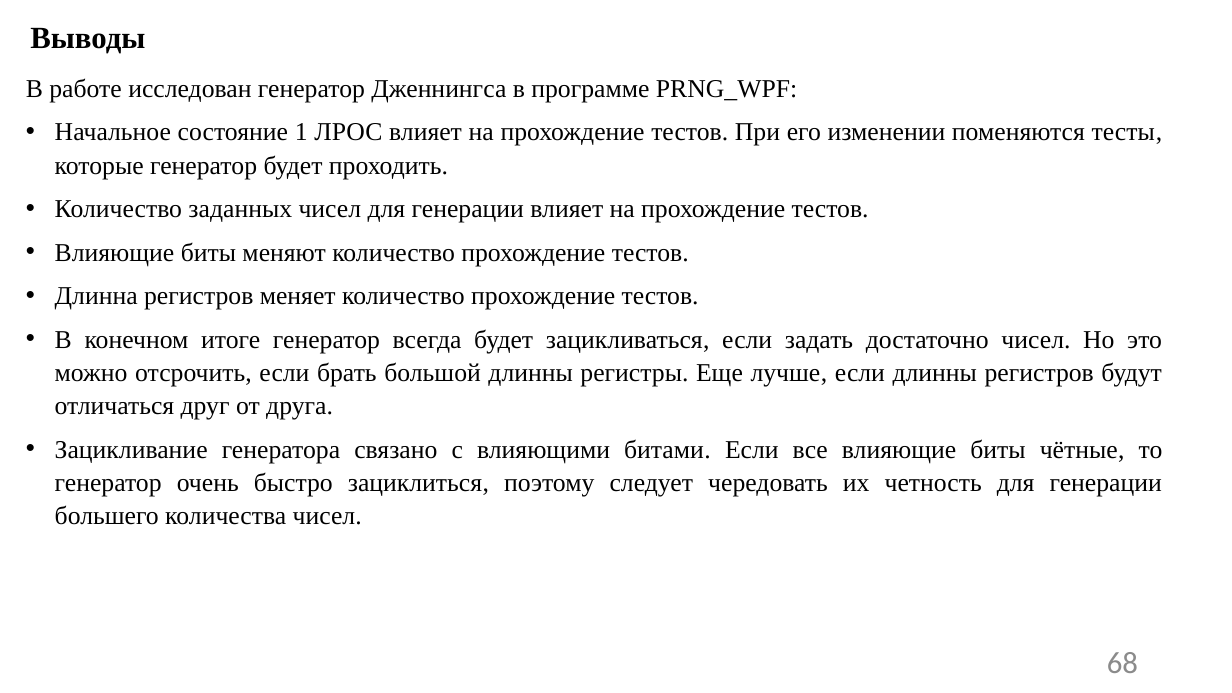
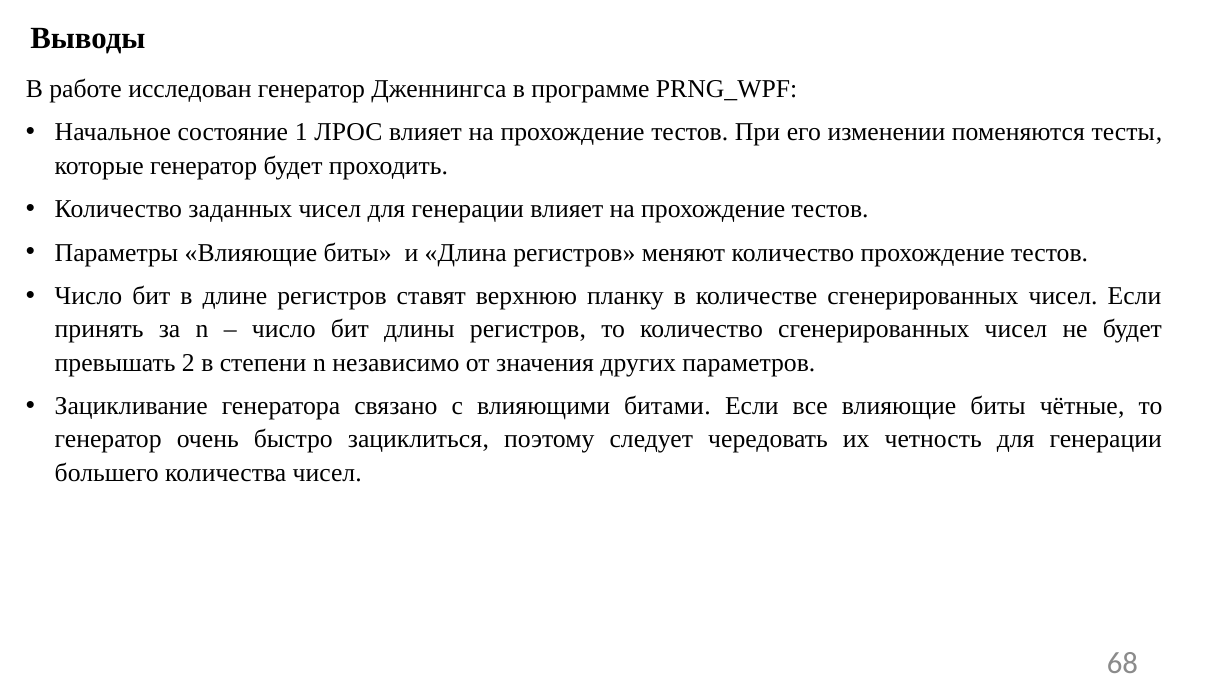
Before and after one commit to BylaniiSergey/Steganography_TKI_441_Bulany-Khoptiy, a slide deck: slide 68 of ТКИ_441_Хоптий_П_В_Буланый_С_Е_В8_ЛРОС_Дж_Лр1_ГПСЧ_СМЗИ.pptx. Drawn at 1232x693 pixels with LibreOffice and Linux fonts; fonts in the diff are those of the drawing. Boxes give left, top, right and bottom in pixels: in the first picture for what was removed or moved away, otherwise in the second. Text is boxed around its words. In the diff, an @@ line names an element or a change of style, - is before the commit and + after.

Commit message:
Окончательная версия

```diff
--- a/ТКИ_441_Хоптий_П_В_Буланый_С_Е_В8_ЛРОС_Дж_Лр1_ГПСЧ_СМЗИ.pptx
+++ b/ТКИ_441_Хоптий_П_В_Буланый_С_Е_В8_ЛРОС_Дж_Лр1_ГПСЧ_СМЗИ.pptx
@@ text at [55,242,1162,376]: text changed @@
-• Влияющие биты меняют количество прохождение тестов.
-• Длинна регистров меняет количество прохождение тестов.
-• В конечном итоге генератор всегда будет зацикливаться, если задать достаточно чисел. Но это можно отсрочить, если брать большой длинны регистры. Еще лучше, если длинны регистров будут отличаться друг от друга.
+• Параметры «Влияющие биты» и «Длина регистров» меняют количество прохождение тестов.
+• Число бит в длине регистров ставят верхнюю планку в количестве сгенерированных чисел. Если принять за n – число бит длины регистров, то количество сгенерированных чисел не будет превышать 2 в степени n независимо от значения других параметров.
```
